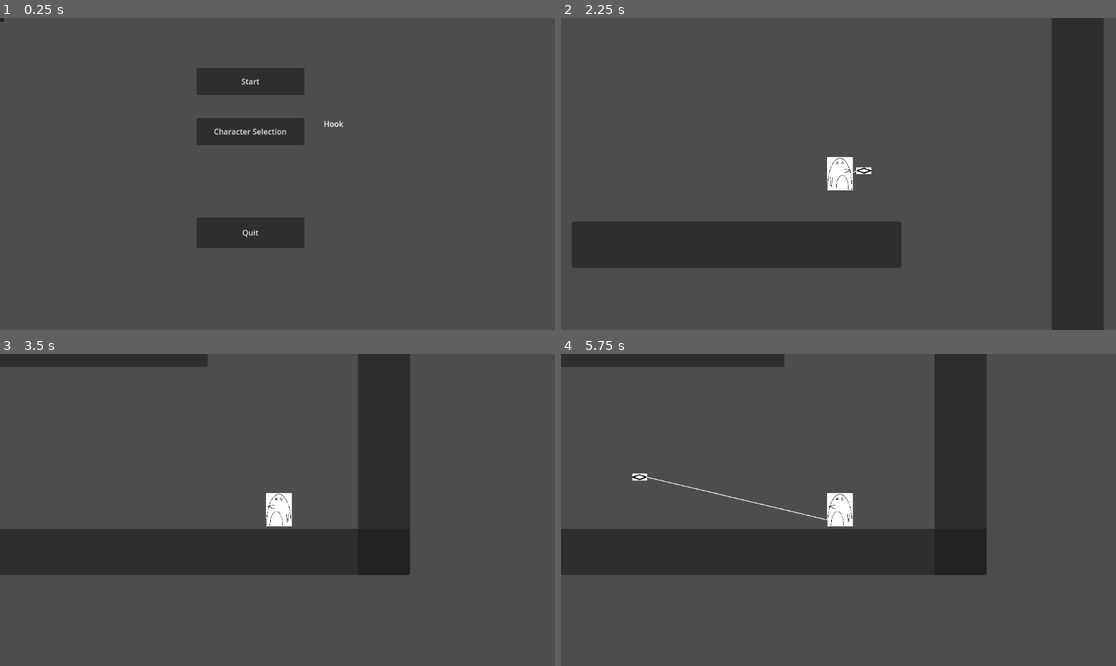
Above: before the commit, frames 1-4 (two rows, left to right).
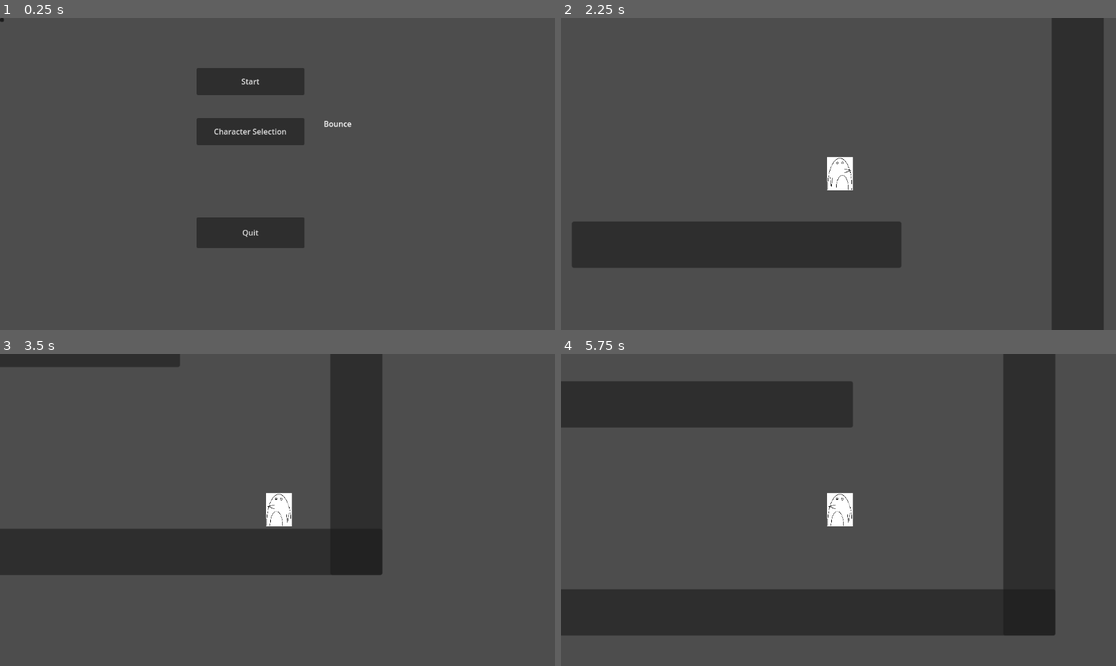
Above: after the commit, the same moments.

Repository: KeepSmyle/game-two
Game: Godot game, scene res://main_menu.tscn
The game is run twice, just before and just after one commit, with the same random seed, the same clock (stepped at 60 frames per second) and the same inputs.
Inputs:
- Up to frame 1 (0.25 s): no input
- Up to frame 2 (2.25 s): click "Start" at 0.5 s; hold Ctrl (peng_action) 1.28-2.03 s; hold D (peng_moveRight) from 1.28 s (still down); tap Space (peng_jump) at 1.52 s; tap Ctrl (peng_action) at 2.1 s
- Up to frame 3 (3.5 s): tap Space (peng_jump) at 2.27 s; release D (peng_moveRight) at 2.78 s; hold A (peng_moveLeft) from 2.78 s (still down); hold Ctrl (peng_action) from 2.78 s (still down); tap S (peng_lookDown) at 2.85 s
- Up to frame 4 (5.75 s): release A (peng_moveLeft) at 3.53 s; release Ctrl (peng_action) at 3.53 s; hold D (peng_moveRight) 3.53-5.03 s; tap Up (peng_lookUp) at 3.6 s; tap Space (peng_jump) at 3.77, 4.52, 5.27 s; tap Ctrl (peng_action) at 3.8, 5.1 s; hold Ctrl (peng_action) 4.28-5.03 s; hold A (peng_moveLeft) from 5.03 s (still down)

The runs differ from the first frame. In frame 1, less than 0.1% of the frame differs, in the area x 58-64%, y 32-35%; in frame 2, less than 0.1%; in frame 3, 6.4%; in frame 4, 46%, in the area x 0-90%, y 0-91%.

Commit message:
added bounce character

Diff:
--- a/Game Two/Player/player_bounce.gd
+++ b/Game Two/Player/player_bounce.gd
@@ -1,4 +1,6 @@
 extends "res://Player/Player.gd"
+
+const bounce_multi = 1.5
 
 
 func _ready():
@@ -8,7 +10,9 @@
 func _physics_process(delta):
 	_standart_movement(delta)
 
-	if Input.is_action_pressed("peng_action"):
-		if collision:
-			velocity.x = -1 * velocity.x
-			velocity.y = -1 * velocity.y
+	if collision && Input.is_action_pressed("peng_action"):
+		if direction > 0:
+			velocity.x = -1 * SPEED * bounce_multi
+		else:
+			velocity.x = SPEED * bounce_multi
+		velocity.y = -1 * velocity.y * bounce_multi
--- a/Game Two/main_menu.gd
+++ b/Game Two/main_menu.gd
@@ -1,6 +1,6 @@
 extends Node2D
 
-var character = "Hook_Guy"
+var character = "Bounce_Guy"
 
 func _ready():
 	var label = find_child("Selected Character")
